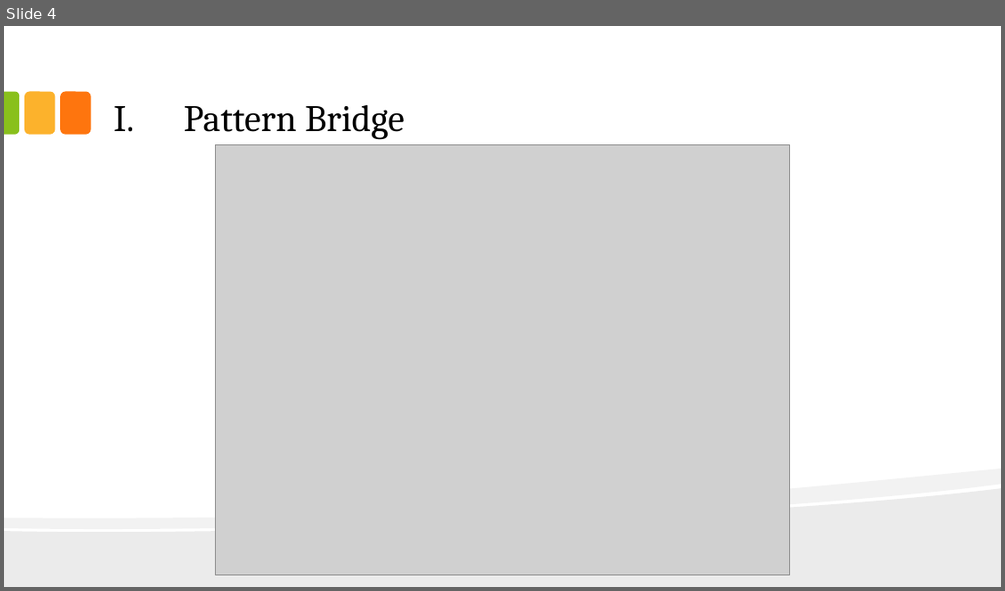
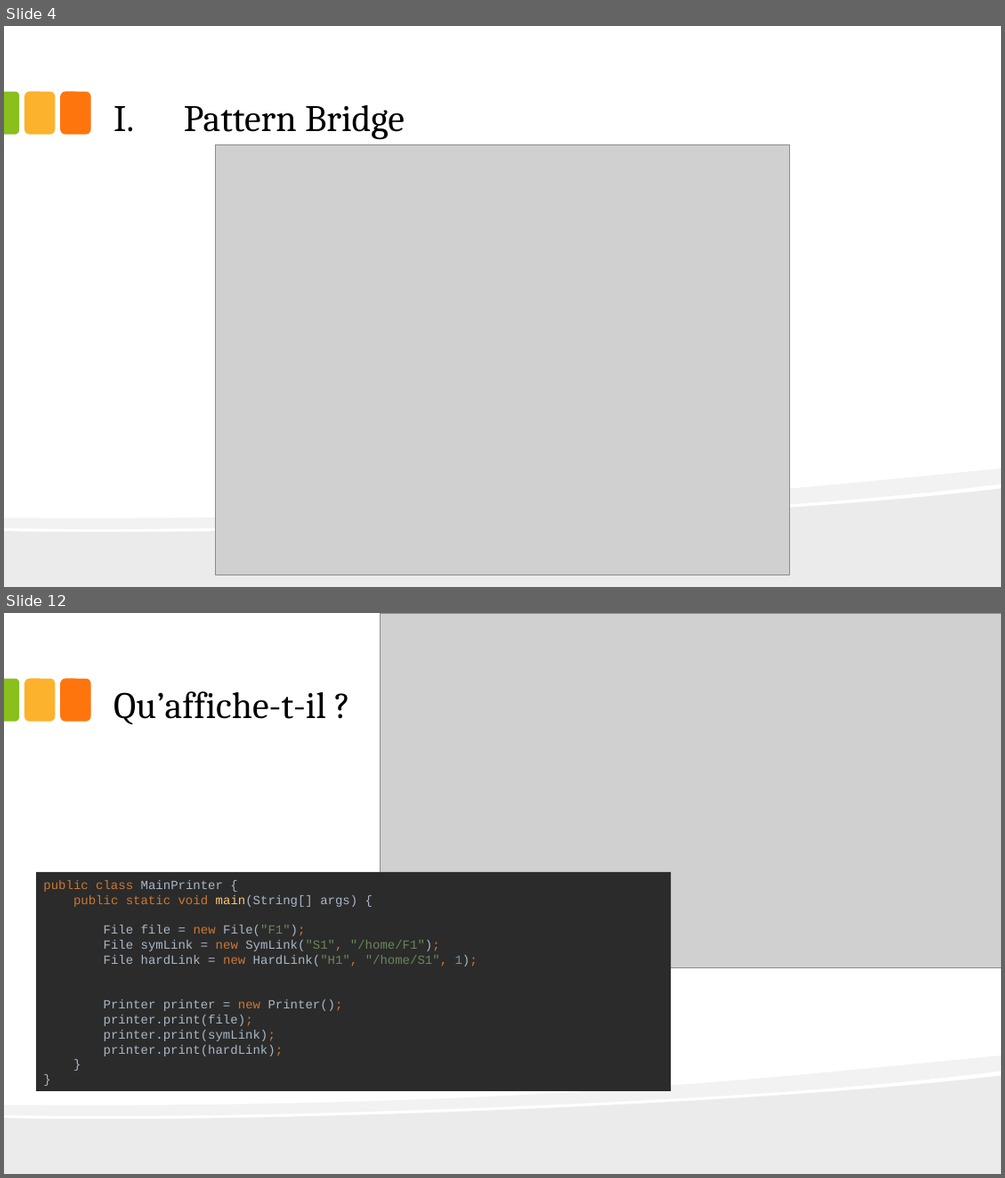
Before and after one commit to omebarki/meetuppatterns, a slide deck: doc/Patterns.pptx. Shown one above the other, each under a label of ours: slide 4 before the commit, slides 4 and 12 after it; the slides between them are not shown. The pictures are 1005x591 and 1005x1178 pixels, drawn with LibreOffice and Linux fonts; fonts in the diff are those of the drawing; grey boxes stand for pictures. Boxes give left, top, right and bottom in pixels: in the first picture for what was removed or moved away, otherwise in the second. Text is boxed around its words. In the diff, an @@ line names an element or a change of style, - is before the commit and + after.

```diff
--- a/doc/Patterns.pptx
+++ b/doc/Patterns.pptx
@@ slide 12 added at <box>4,613,1001,1174</box>, background #FFFFFF; not listed: 5 template elements that a slide beside it also shows @@
@@ picture added at <box>380,613,1001,967</box> @@
@@ title added at <box>113,691,326,724</box>, 36 pt, text #000000 @@
+Qu’affiche-t-il ?
@@ rectangle added at <box>36,872,671,1091</box>, fill #2B2B2B, 12 pt, text #A9B7C6 @@
+public class MainPrinter {
+public static void main(String[] args) {
+File file = new File("F1");
+File symLink = new SymLink("S1", "/home/F1");
+File hardLink = new HardLink("H1", "/home/S1", 1);
+Printer printer = new Printer();
+printer.print(file);
+printer.print(symLink);
+printer.print(hardLink);
+}
+}
```
Also in this commit, not shown: 5 slides changed, 3 other slides added, 7 slides removed, 11 other files.
